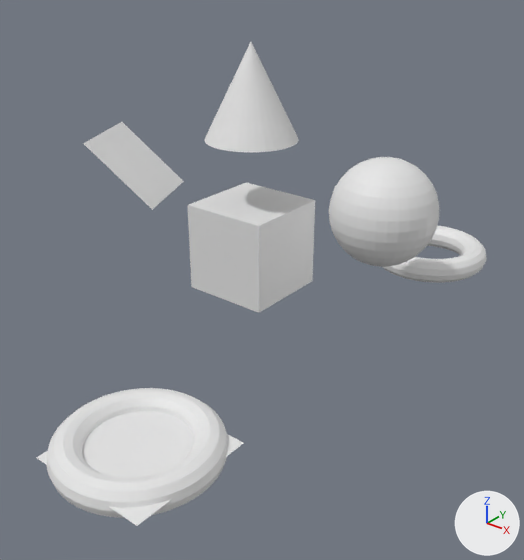
One commit to the glTF model exportedmodel.glb: the scene before it, then after it.
The view is the same before and after, from a camera (50 mm lens) standing at (9.66, -11.72, 6.45) and looking at (1.8, -1.9, 0.36). Lighting does not change. The marker at lower right points along +X, +Y and +Z. Where no turn or scale is listed for an object, it has been applied to the vertices.
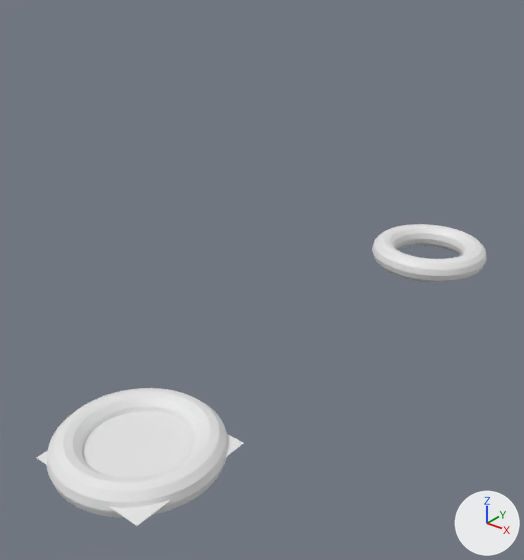
What differs and where, as boxes (x1, y1, x2, y2) in the pictures (524 x 560 px):
'Cube', deleted
    before: (188, 183, 315, 313)
'Sphere', deleted
    before: (329, 157, 439, 267)
'Cone', deleted
    before: (204, 42, 299, 152)
'Plane', deleted
    before: (83, 122, 184, 209)

The change in detail:
Object 'Cone' (ob_cone) is deleted.
Object 'Plane' (ob_plane) is deleted.
Object 'Cube' (ob_cube) is deleted.
Object 'Sphere' (ob_sphere) is deleted.
